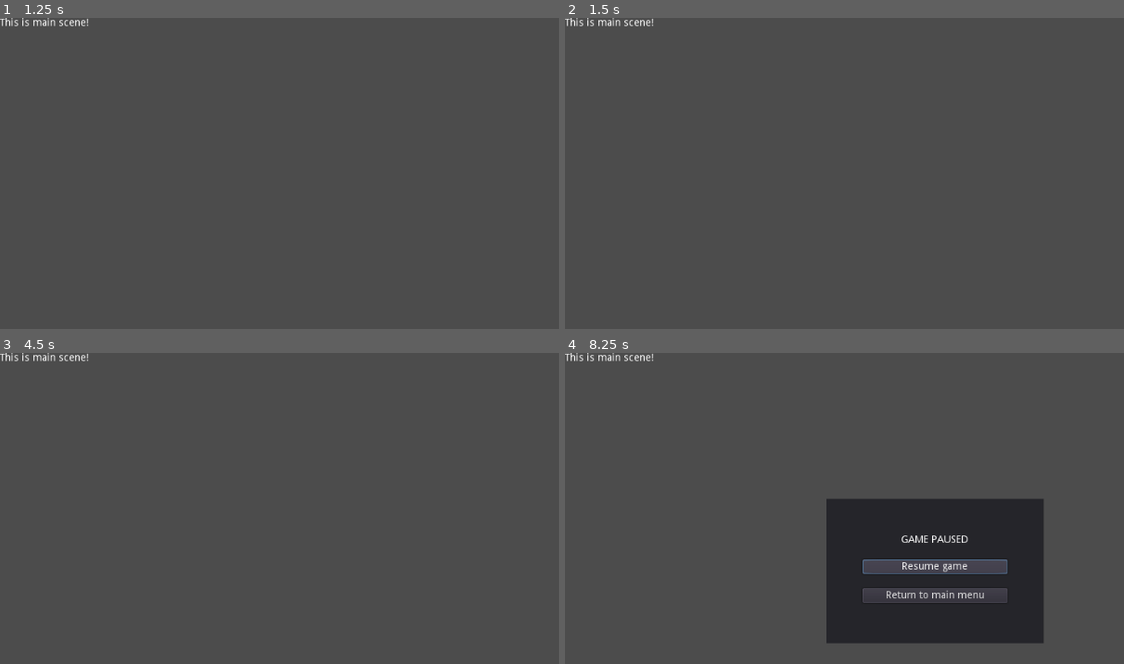
Above: before the commit, frames 1-4 (two rows, left to right).
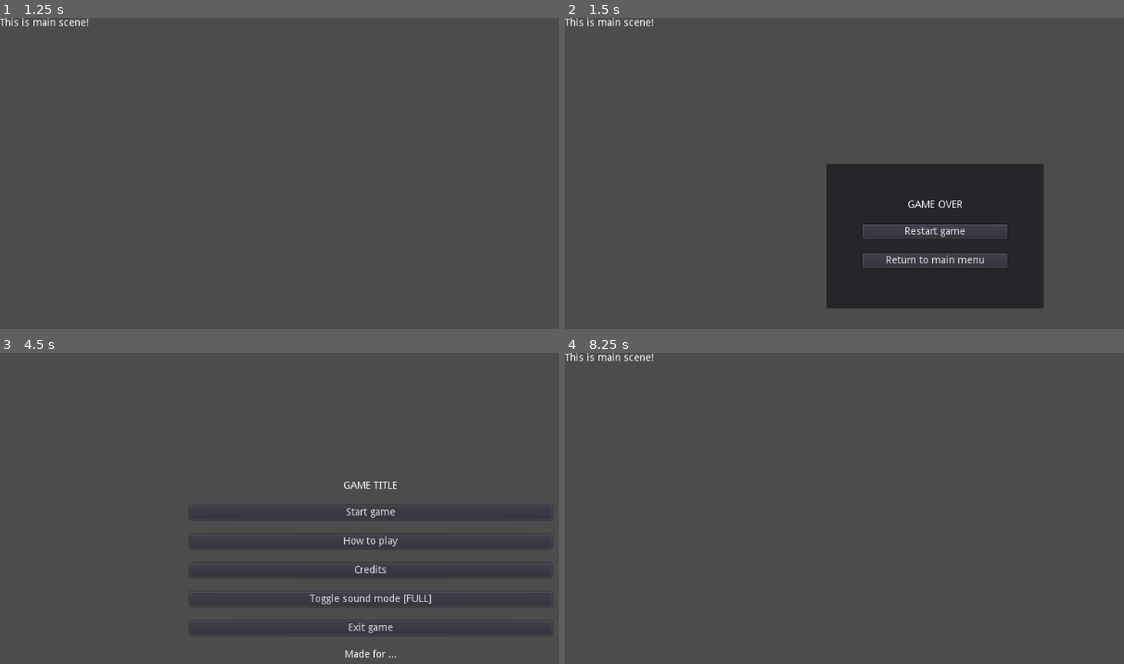
Above: after the commit, the same moments.

Repository: moisesjbc/godot-game-boilerplate
Game: Godot game, scene res://menus/main_menu/main_menu.tscn
Same seed, same stepped clock (60 frames per second), same inputs: the game is played once before the commit and once after it.
Inputs (mouse positions are in pixels of both pictures, inside the frame that each line leads up to):
- Up to frame 1 (1.25 s): click "Start game" at 0.5 s
- Up to frame 2 (1.5 s): tap Enter at 1.25 s; hold Up (ui_up) from 1.28 s (still down)
- Up to frame 3 (4.5 s): release Up (ui_up) at 2 s; click (368, 567) at 2 s, where only the run after the commit has a clickable "Restart game"; tap Space at 2.75 s; tap Enter at 3.5 s; hold Up (ui_up) 3.53-4.25 s; click (368, 595) at 4.25 s, where only the run after the commit has a clickable "Return to main menu"
- Up to frame 4 (8.25 s): click (933, 511) at 5 s, where only the run after the commit has a clickable "Start game"; tap Space at 5.75 s; hold Up (ui_up) 5.78-6.5 s; click (933, 567) at 6.5 s, where only the run after the commit has a clickable "Restart game"; tap Enter at 7.25 s; tap Escape (ui_pause) at 7.9 s; click "Resume game" at 8 s

Frame 1 is identical in both runs. In frame 2, 16% of the frame differs, in the area x 46-86%, y 47-94%; in frame 3, 1.0%; in frame 4, 16%.

Commit message:
Fixed pause and game over menus not working

Diff:
--- a/godot-project/main/main.gd
+++ b/godot-project/main/main.gd
@@ -1,5 +1,15 @@
 extends Node2D
+
+signal game_over
 
 func _process(delta):
 	if Input.is_action_pressed("ui_pause"):
-		$pause_menu.pause_game()
+		$gui_canvas/pause_menu.pause_game()
+
+	# Just a sample for triggering a game over.
+	if Input.is_action_pressed("ui_up"):
+		emit_signal("game_over")
+
+
+func _on_main_game_over():
+	$gui_canvas/game_over_menu.run()
--- a/godot-project/main/main.tscn
+++ b/godot-project/main/main.tscn
@@ -4,33 +4,20 @@
 [ext_resource path="res://menus/pause_menu/pause_menu.tscn" type="PackedScene" id=2]
 [ext_resource path="res://menus/game_over_menu/game_over_menu.tscn" type="PackedScene" id=3]
 
-[node name="main" type="Node2D" index="0"]
-
+[node name="main" type="Node2D"]
 script = ExtResource( 1 )
 
-[node name="dummy_label" type="Label" parent="." index="0"]
+[node name="gui_canvas" type="CanvasLayer" parent="."]
 
-anchor_left = 0.0
-anchor_top = 0.0
-anchor_right = 0.0
-anchor_bottom = 0.0
-margin_right = 40.0
+[node name="dummy_label" type="Label" parent="gui_canvas"]
+margin_right = 123.0
 margin_bottom = 14.0
-rect_pivot_offset = Vector2( 0, 0 )
-rect_clip_content = false
-mouse_filter = 2
-mouse_default_cursor_shape = 0
-size_flags_horizontal = 1
-size_flags_vertical = 4
 text = "This is main scene!"
-percent_visible = 1.0
-lines_skipped = 0
-max_lines_visible = -1
 
-[node name="pause_menu" parent="." index="1" instance=ExtResource( 2 )]
-
+[node name="pause_menu" parent="gui_canvas" instance=ExtResource( 2 )]
 visible = false
 
-[node name="game_over_menu" parent="." index="2" instance=ExtResource( 3 )]
+[node name="game_over_menu" parent="gui_canvas" instance=ExtResource( 3 )]
+visible = false
 
-visible = false
+[connection signal="game_over" from="." to="." method="_on_main_game_over"]
--- a/godot-project/menus/game_over_menu/game_over_menu.gd
+++ b/godot-project/menus/game_over_menu/game_over_menu.gd
@@ -1,5 +1,7 @@
 extends CenterContainer
 
+func run():
+	pause_game()
 
 func pause_game():
 	get_tree().paused = true
@@ -9,8 +11,9 @@
 	get_tree().paused = false
 	visible = false
 
-func _on_resume_button_pressed():
+func _on_restart_button_pressed():
 	unpause_game()
+	get_tree().change_scene("res://main/main.tscn")
 
 func _on_return_button_pressed():
 	unpause_game()
--- a/godot-project/menus/game_over_menu/game_over_menu.tscn
+++ b/godot-project/menus/game_over_menu/game_over_menu.tscn
@@ -1,154 +1,53 @@
 [gd_scene load_steps=2 format=2]
 
-[ext_resource path="res://menus/pause_menu/pause_menu.gd" type="Script" id=1]
+[ext_resource path="res://menus/game_over_menu/game_over_menu.gd" type="Script" id=1]
 
 [node name="game_over_menu" type="CenterContainer"]
-
 pause_mode = 2
-anchor_left = 0.0
-anchor_top = 0.0
-anchor_right = 0.0
-anchor_bottom = 0.0
 margin_top = 1.0
 margin_right = 1022.0
 margin_bottom = 603.0
-rect_pivot_offset = Vector2( 0, 0 )
-rect_clip_content = false
-mouse_filter = 0
-mouse_default_cursor_shape = 0
-size_flags_horizontal = 1
-size_flags_vertical = 1
-use_top_left = false
 script = ExtResource( 1 )
-_sections_unfolded = [ "Pause", "Rect" ]
 
-[node name="panel" type="Panel" parent="." index="0"]
-
-anchor_left = 0.0
-anchor_top = 0.0
-anchor_right = 0.0
-anchor_bottom = 0.0
+[node name="panel" type="Panel" parent="."]
 margin_left = 361.0
 margin_top = 201.0
 margin_right = 661.0
 margin_bottom = 401.0
 rect_min_size = Vector2( 300, 200 )
-rect_pivot_offset = Vector2( 0, 0 )
-rect_clip_content = false
-mouse_filter = 0
-mouse_default_cursor_shape = 0
-size_flags_horizontal = 1
-size_flags_vertical = 1
-_sections_unfolded = [ "Rect" ]
 
-[node name="margin" type="MarginContainer" parent="panel" index="0"]
-
-anchor_left = 0.0
-anchor_top = 0.0
-anchor_right = 0.0
-anchor_bottom = 0.0
+[node name="margin" type="MarginContainer" parent="panel"]
 margin_right = 300.0
 margin_bottom = 201.0
-rect_pivot_offset = Vector2( 0, 0 )
-rect_clip_content = false
-mouse_filter = 0
-mouse_default_cursor_shape = 0
-size_flags_horizontal = 1
-size_flags_vertical = 1
 custom_constants/margin_right = 50
 custom_constants/margin_top = 50
 custom_constants/margin_left = 50
 custom_constants/margin_bottom = 50
-_sections_unfolded = [ "custom_constants" ]
 
-[node name="layout" type="VBoxContainer" parent="panel/margin" index="0"]
-
-anchor_left = 0.0
-anchor_top = 0.0
-anchor_right = 0.0
-anchor_bottom = 0.0
+[node name="layout" type="VBoxContainer" parent="panel/margin"]
 margin_left = 50.0
 margin_top = 50.0
 margin_right = 250.0
 margin_bottom = 151.0
-rect_pivot_offset = Vector2( 0, 0 )
-rect_clip_content = false
-mouse_filter = 1
-mouse_default_cursor_shape = 0
-size_flags_horizontal = 1
-size_flags_vertical = 1
 custom_constants/separation = 20
-alignment = 0
-_sections_unfolded = [ "custom_constants" ]
 
-[node name="title" type="Label" parent="panel/margin/layout" index="0"]
-
-anchor_left = 0.0
-anchor_top = 0.0
-anchor_right = 0.0
-anchor_bottom = 0.0
+[node name="title" type="Label" parent="panel/margin/layout"]
 margin_right = 200.0
 margin_bottom = 14.0
-rect_pivot_offset = Vector2( 0, 0 )
-rect_clip_content = false
-mouse_filter = 2
-mouse_default_cursor_shape = 0
-size_flags_horizontal = 1
-size_flags_vertical = 4
 text = "GAME OVER"
 align = 1
-percent_visible = 1.0
-lines_skipped = 0
-max_lines_visible = -1
 
-[node name="restart_button" type="Button" parent="panel/margin/layout" index="1"]
-
-anchor_left = 0.0
-anchor_top = 0.0
-anchor_right = 0.0
-anchor_bottom = 0.0
+[node name="restart_button" type="Button" parent="panel/margin/layout"]
 margin_top = 34.0
 margin_right = 200.0
 margin_bottom = 54.0
-rect_pivot_offset = Vector2( 0, 0 )
-rect_clip_content = false
-focus_mode = 2
-mouse_filter = 0
-mouse_default_cursor_shape = 0
-size_flags_horizontal = 1
-size_flags_vertical = 1
-toggle_mode = false
-enabled_focus_mode = 2
-shortcut = null
-group = null
 text = "Restart game"
-flat = false
-align = 1
 
-[node name="return_button" type="Button" parent="panel/margin/layout" index="2"]
-
-anchor_left = 0.0
-anchor_top = 0.0
-anchor_right = 0.0
-anchor_bottom = 0.0
+[node name="return_button" type="Button" parent="panel/margin/layout"]
 margin_top = 74.0
 margin_right = 200.0
 margin_bottom = 94.0
-rect_pivot_offset = Vector2( 0, 0 )
-rect_clip_content = false
-focus_mode = 2
-mouse_filter = 0
-mouse_default_cursor_shape = 0
-size_flags_horizontal = 1
-size_flags_vertical = 1
-toggle_mode = false
-enabled_focus_mode = 2
-shortcut = null
-group = null
 text = "Return to main menu"
-flat = false
-align = 1
 
 [connection signal="pressed" from="panel/margin/layout/restart_button" to="." method="_on_restart_button_pressed"]
-
 [connection signal="pressed" from="panel/margin/layout/return_button" to="." method="_on_return_button_pressed"]
--- a/godot-project/menus/pause_menu/pause_menu.gd
+++ b/godot-project/menus/pause_menu/pause_menu.gd
@@ -12,10 +12,9 @@
 	get_tree().paused = false
 	visible = false
 
+func _on_resume_button_pressed():
+	unpause_game()
+
 func _on_return_button_pressed():
 	unpause_game()
 	get_tree().change_scene("res://menus/main_menu/main_menu.tscn")
-
-func _on_restart_button_pressed():
-	unpause_game()
-	get_tree().change_scene("res://main/main.tscn")
--- a/godot-project/menus/pause_menu/pause_menu.tscn
+++ b/godot-project/menus/pause_menu/pause_menu.tscn
@@ -2,153 +2,52 @@
 
 [ext_resource path="res://menus/pause_menu/pause_menu.gd" type="Script" id=1]
 
-[node name="pause_menu" type="CenterContainer" index="0"]
-
+[node name="pause_menu" type="CenterContainer"]
 pause_mode = 2
-anchor_left = 0.0
-anchor_top = 0.0
-anchor_right = 0.0
-anchor_bottom = 0.0
 margin_top = 1.0
 margin_right = 1022.0
 margin_bottom = 603.0
-rect_pivot_offset = Vector2( 0, 0 )
-rect_clip_content = false
-mouse_filter = 0
-mouse_default_cursor_shape = 0
-size_flags_horizontal = 1
-size_flags_vertical = 1
-use_top_left = false
 script = ExtResource( 1 )
-_sections_unfolded = [ "Pause", "Rect" ]
 
-[node name="panel" type="Panel" parent="." index="0"]
-
-anchor_left = 0.0
-anchor_top = 0.0
-anchor_right = 0.0
-anchor_bottom = 0.0
+[node name="panel" type="Panel" parent="."]
 margin_left = 361.0
 margin_top = 201.0
 margin_right = 661.0
 margin_bottom = 401.0
 rect_min_size = Vector2( 300, 200 )
-rect_pivot_offset = Vector2( 0, 0 )
-rect_clip_content = false
-mouse_filter = 0
-mouse_default_cursor_shape = 0
-size_flags_horizontal = 1
-size_flags_vertical = 1
-_sections_unfolded = [ "Rect" ]
 
-[node name="margin" type="MarginContainer" parent="panel" index="0"]
-
-anchor_left = 0.0
-anchor_top = 0.0
-anchor_right = 0.0
-anchor_bottom = 0.0
+[node name="margin" type="MarginContainer" parent="panel"]
 margin_right = 300.0
 margin_bottom = 201.0
-rect_pivot_offset = Vector2( 0, 0 )
-rect_clip_content = false
-mouse_filter = 0
-mouse_default_cursor_shape = 0
-size_flags_horizontal = 1
-size_flags_vertical = 1
 custom_constants/margin_right = 50
 custom_constants/margin_top = 50
 custom_constants/margin_left = 50
 custom_constants/margin_bottom = 50
-_sections_unfolded = [ "custom_constants" ]
 
-[node name="layout" type="VBoxContainer" parent="panel/margin" index="0"]
-
-anchor_left = 0.0
-anchor_top = 0.0
-anchor_right = 0.0
-anchor_bottom = 0.0
+[node name="layout" type="VBoxContainer" parent="panel/margin"]
 margin_left = 50.0
 margin_top = 50.0
 margin_right = 250.0
 margin_bottom = 151.0
-rect_pivot_offset = Vector2( 0, 0 )
-rect_clip_content = false
-mouse_filter = 1
-mouse_default_cursor_shape = 0
-size_flags_horizontal = 1
-size_flags_vertical = 1
 custom_constants/separation = 20
-alignment = 0
-_sections_unfolded = [ "custom_constants" ]
 
-[node name="title" type="Label" parent="panel/margin/layout" index="0"]
-
-anchor_left = 0.0
-anchor_top = 0.0
-anchor_right = 0.0
-anchor_bottom = 0.0
+[node name="title" type="Label" parent="panel/margin/layout"]
 margin_right = 200.0
 margin_bottom = 14.0
-rect_pivot_offset = Vector2( 0, 0 )
-rect_clip_content = false
-mouse_filter = 2
-mouse_default_cursor_shape = 0
-size_flags_horizontal = 1
-size_flags_vertical = 4
 text = "GAME PAUSED"
 align = 1
-percent_visible = 1.0
-lines_skipped = 0
-max_lines_visible = -1
 
-[node name="resume_button" type="Button" parent="panel/margin/layout" index="1"]
-
-anchor_left = 0.0
-anchor_top = 0.0
-anchor_right = 0.0
-anchor_bottom = 0.0
+[node name="resume_button" type="Button" parent="panel/margin/layout"]
 margin_top = 34.0
 margin_right = 200.0
 margin_bottom = 54.0
-rect_pivot_offset = Vector2( 0, 0 )
-rect_clip_content = false
-focus_mode = 2
-mouse_filter = 0
-mouse_default_cursor_shape = 0
-size_flags_horizontal = 1
-size_flags_vertical = 1
-toggle_mode = false
-enabled_focus_mode = 2
-shortcut = null
-group = null
 text = "Resume game"
-flat = false
-align = 1
 
-[node name="return_button" type="Button" parent="panel/margin/layout" index="2"]
-
-anchor_left = 0.0
-anchor_top = 0.0
-anchor_right = 0.0
-anchor_bottom = 0.0
+[node name="return_button" type="Button" parent="panel/margin/layout"]
 margin_top = 74.0
 margin_right = 200.0
 margin_bottom = 94.0
-rect_pivot_offset = Vector2( 0, 0 )
-rect_clip_content = false
-focus_mode = 2
-mouse_filter = 0
-mouse_default_cursor_shape = 0
-size_flags_horizontal = 1
-size_flags_vertical = 1
-toggle_mode = false
-enabled_focus_mode = 2
-shortcut = null
-group = null
 text = "Return to main menu"
-flat = false
-align = 1
 
 [connection signal="pressed" from="panel/margin/layout/resume_button" to="." method="_on_resume_button_pressed"]
-
 [connection signal="pressed" from="panel/margin/layout/return_button" to="." method="_on_return_button_pressed"]
--- a/godot-project/project.godot
+++ b/godot-project/project.godot
@@ -25,8 +25,11 @@
 
 [input]
 
-ui_pause=[ Object(InputEventKey,"resource_local_to_scene":false,"resource_name":"","device":0,"alt":false,"shift":false,"control":false,"meta":false,"command":false,"pressed":false,"scancode":16777217,"unicode":0,"echo":false,"script":null)
+ui_pause={
+"deadzone": 0.5,
+"events": [ Object(InputEventKey,"resource_local_to_scene":false,"resource_name":"","device":0,"alt":false,"shift":false,"control":false,"meta":false,"command":false,"pressed":false,"scancode":16777217,"unicode":0,"echo":false,"script":null)
  ]
+}
 
 [rendering]
 
